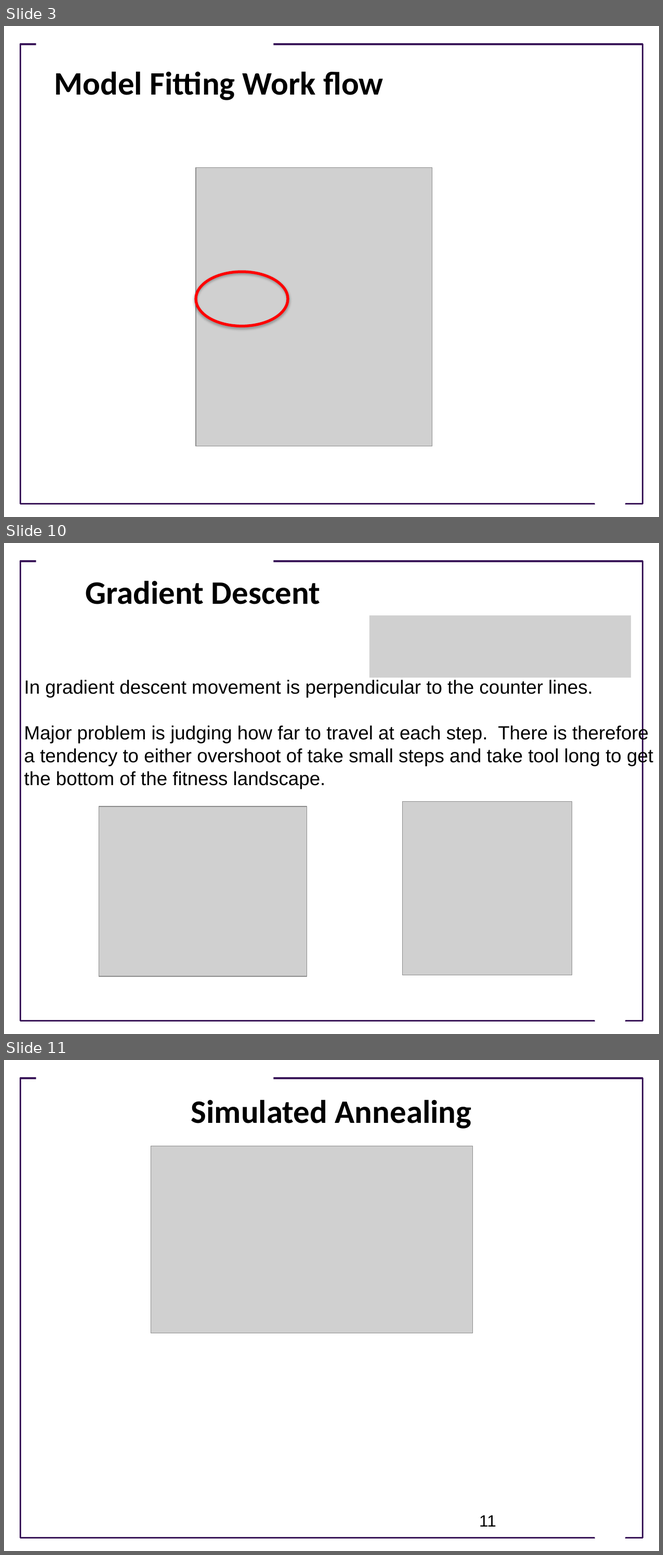
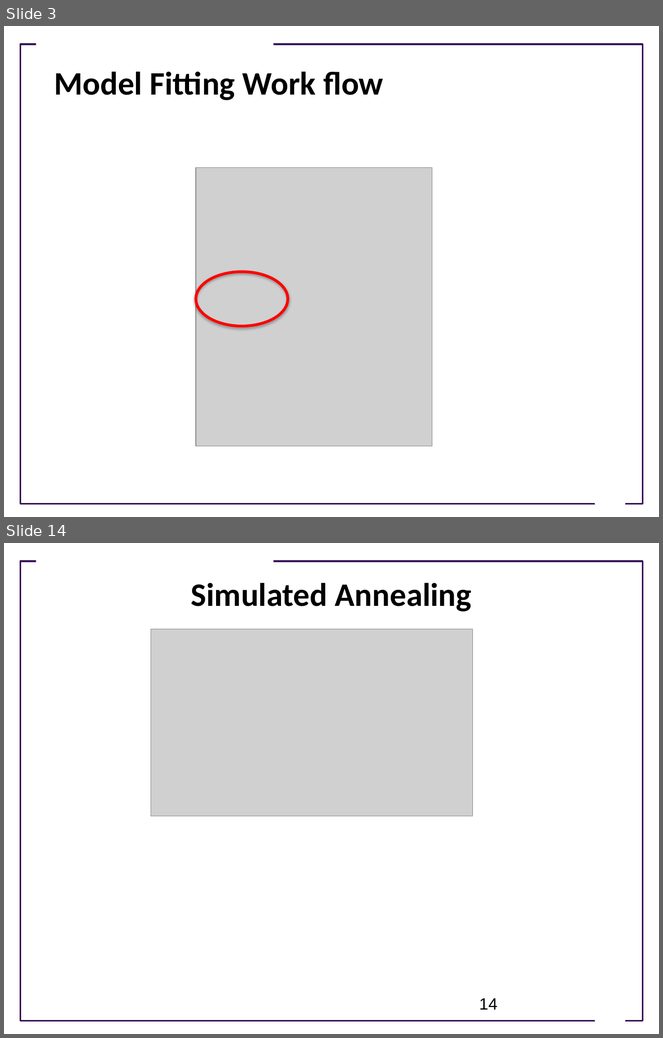
Before and after one commit to ModelEngineering/advancing-biomedical-models, a slide deck: Lectures/Lecture_8_Model_Fitting_Optimization_Techniques.pptx. Shown one above the other, each under a label of ours: slides 3, 10 and 11 before the commit, slides 3 and 14 after it; the slides between them are not shown. The pictures are 663x1555 and 663x1038 pixels, drawn with LibreOffice and Linux fonts; fonts in the diff are those of the drawing; grey boxes stand for pictures; background and template pictures are left out. Boxes give left, top, right and bottom in pixels: in the first picture for what was removed or moved away, otherwise in the second. Text is boxed around its words. In the diff, an @@ line names an element or a change of style, - is before the commit and + after.

```diff
--- a/Lectures/Lecture_8_Model_Fitting_Optimization_Techniques.pptx
+++ b/Lectures/Lecture_8_Model_Fitting_Optimization_Techniques.pptx
@@ slide 10 removed at box(4, 543, 659, 1034), background #FFFFFF; not listed: 3 template elements that a slide beside it also shows @@
@@ title removed at box(85, 580, 321, 604) @@
-Gradient Descent
@@ picture removed at box(370, 616, 631, 678) @@
@@ text removed at box(24, 680, 653, 789) @@
-In gradient descent movement is perpendicular to the counter lines.
-Major problem is judging how far to travel at each step. There is therefore
-a tendency to either overshoot of take small steps and take tool long to get
-the bottom of the fitness landscape.
@@ picture removed at box(99, 807, 307, 976) @@
@@ picture removed at box(402, 802, 572, 976) @@
@@ what was slide 11 is now slide 14 @@
@@ page number at box(479, 999, 497, 1010): text changed @@
-11
+14
```
Also in this commit, not shown: 3 slides changed, 7 slides added, 3 other slides removed.
